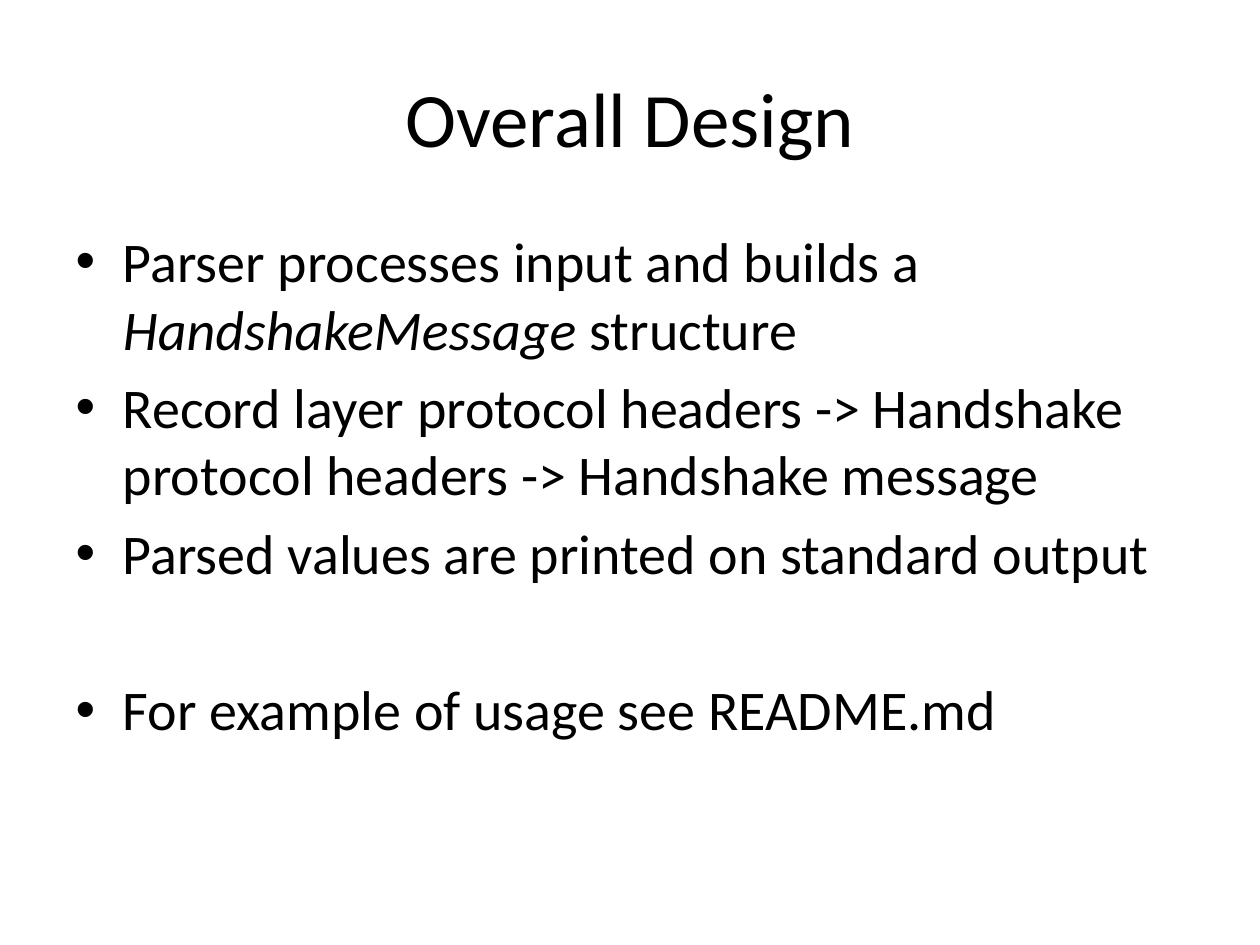
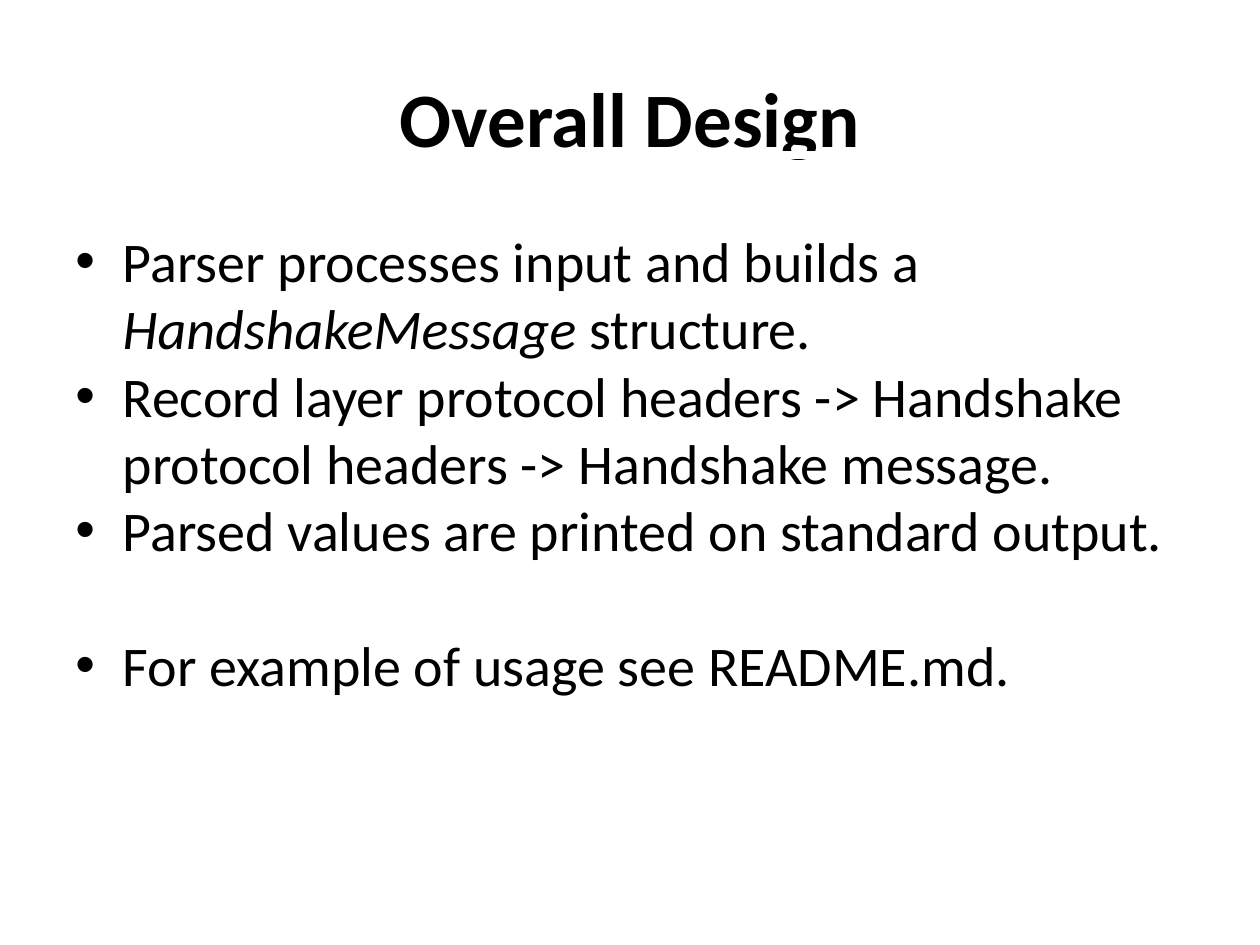
Before and after one commit to bayotop/tls-parser, a slide deck: slide 3 of parser-presentation.pptx. Drawn at 1260x945 pixels with LibreOffice and Linux fonts; fonts in the diff are those of the drawing. Boxes give left, top, right and bottom in pixels: in the first picture for what was removed or moved away, otherwise in the second. Text is boxed around its words. In the diff, an @@ line names an element or a change of style, - is before the commit and + after.

```diff
--- a/parser-presentation.pptx
+++ b/parser-presentation.pptx
@@ text "Overall Design" at <box>400,93,859,160</box>: bold on, underline on @@
@@ text at <box>123,243,1162,696</box>: text changed @@
-• Parser processes input and builds a HandshakeMessage structure
-• Record layer protocol headers -> Handshake protocol headers -> Handshake message
-• Parsed values are printed on standard output
-• For example of usage see README.md
+• Parser processes input and builds a HandshakeMessage structure.
+• Record layer protocol headers -> Handshake protocol headers -> Handshake message.
+• Parsed values are printed on standard output.
+• For example of usage see README.md.
```
Also in this commit, not shown: 8 other slides changed, 4 slides added.
